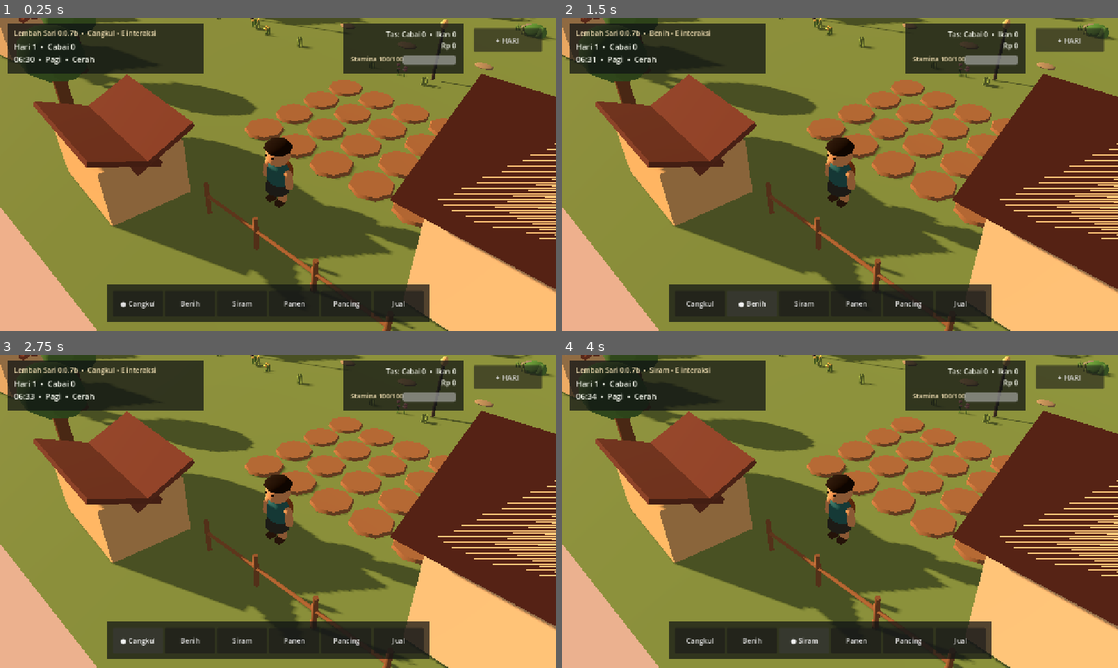
Above: before the commit, frames 1-4 (two rows, left to right).
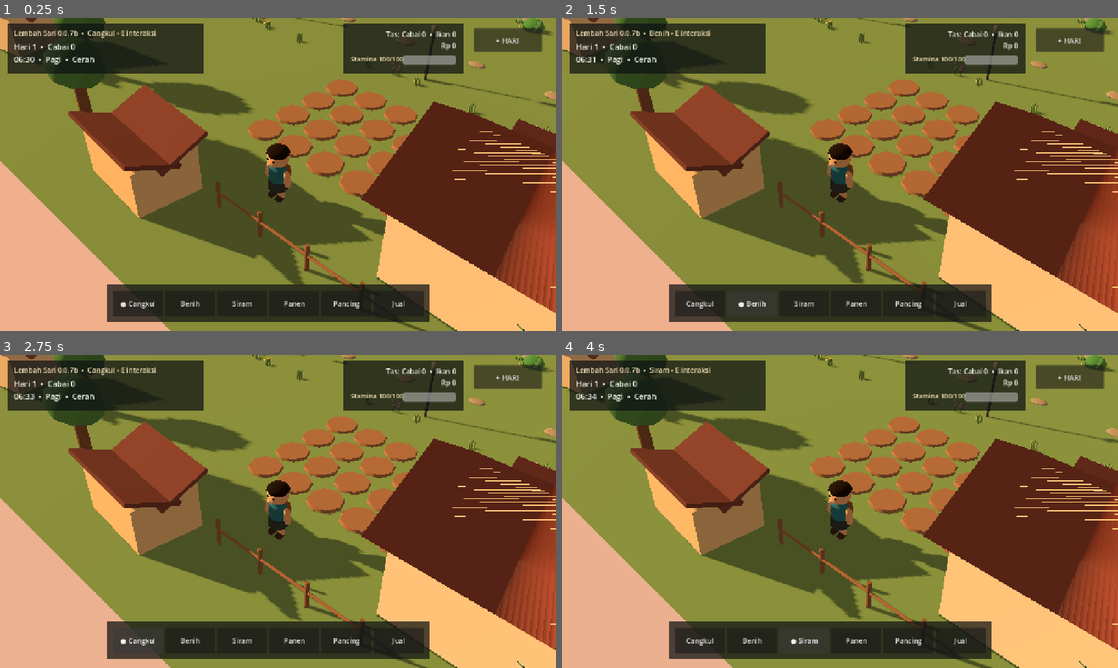
Above: after the commit, the same moments.

Repository: eneft/Lembah-sari
Game: Godot game, scene res://scenes/Main.tscn
The game is run twice, just before and just after one commit, with the same random seed, the same clock (stepped at 60 frames per second) and the same inputs.
Inputs:
- Up to frame 1 (0.25 s): no input
- Up to frame 2 (1.5 s): click "● Cangkul" at 0.5 s; click "Benih" at 1.25 s
- Up to frame 3 (2.75 s): click "Cangkul" at 2 s
- Up to frame 4 (4 s): click "Siram" at 2.75 s; click "● Siram" at 3.5 s

The runs differ from the first frame. In frame 1, 29% of the frame differs, in the area x 0-100%, y 0-100%; in frame 2, 29%; in frame 3, 29%; in frame 4, 29%.

Commit message:
Widen fixed 3/4 camera for concept composition

Diff:
--- a/scenes/Player.tscn
+++ b/scenes/Player.tscn
@@ -168,8 +168,8 @@
 [node name="CameraRig" type="Node3D" parent="."]
 
 [node name="Camera3D" type="Camera3D" parent="CameraRig"]
-position = Vector3(7.4, 8.8, 7.4)
+position = Vector3(10.2, 12.5, 10.2)
 current = true
-fov = 38.0
+fov = 32.0
 near = 0.1
-far = 110.0
+far = 140.0
